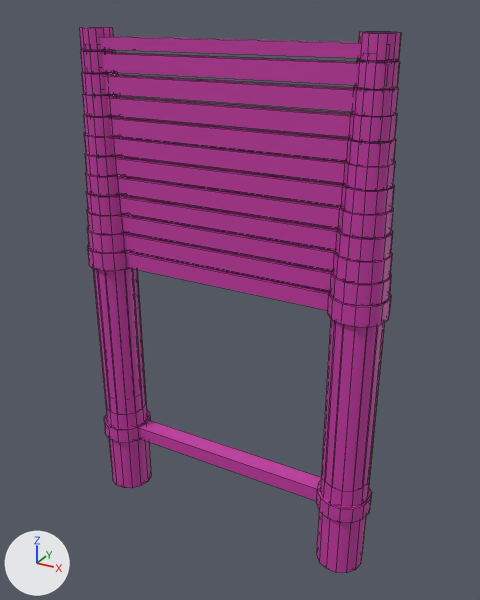
Two versions of the Blender file addons/tactical_ladder/Assets/Items/TacticalLadder/ACE_TacticalLadder.blend, one commit apart.
The view is the same before and after, from a camera (50 mm lens) standing at (0.466, -0.802, 0.815) and looking at (0.017, 0.015, 0.407). Every picture has the same lights, and +X, +Y and +Z are marked at lower left. Mesh edges are drawn as thin lines. The same objects are shown in both versions, whatever each file hides. Objects named as collision shapes, trigger or cutter boxes, shadow casters or lower levels of detail are left out.

Before the edit, the objects in view are built like this:
```python
ob_utm_rung01 = bpy.data.objects.new('UTM_Rung01', me_geometry_002)
ob_utm_rung01.location = (0.0, 0.0, 0.0)
ob_utm_rung02 = bpy.data.objects.new('UTM_Rung02', me_geometry_003)
ob_utm_rung02.location = (0.0, 0.0, 0.0)
ob_utm_rung03 = bpy.data.objects.new('UTM_Rung03', me_geometry_004)
ob_utm_rung03.location = (0.0, 0.0, 0.0)
ob_utm_rung04 = bpy.data.objects.new('UTM_Rung04', me_geometry_005)
ob_utm_rung04.location = (0.0, 0.0, 0.0)
ob_utm_rung05 = bpy.data.objects.new('UTM_Rung05', me_geometry_006)
ob_utm_rung05.location = (0.0, 0.0, 0.0)
ob_utm_rung06 = bpy.data.objects.new('UTM_Rung06', me_geometry_007)
ob_utm_rung06.location = (0.0, 0.0, 0.0)
ob_utm_rung07 = bpy.data.objects.new('UTM_Rung07', me_geometry_008)
ob_utm_rung07.location = (0.0, 0.0, 0.0)
ob_utm_rung08 = bpy.data.objects.new('UTM_Rung08', me_geometry_009)
ob_utm_rung08.location = (0.0, 0.0, 0.0)
ob_utm_rung10 = bpy.data.objects.new('UTM_Rung10', me_geometry_011)
ob_utm_rung10.location = (0.0, 0.0, 0.0)
# also in view: 'UTM_Rung09' at (0.0, 0.0, 0.532); 'UTM_Rung12' at (0.0, 0.0, 0.623); 'UTM_Rung11' at (0.0, 0.0, 0.592)
```
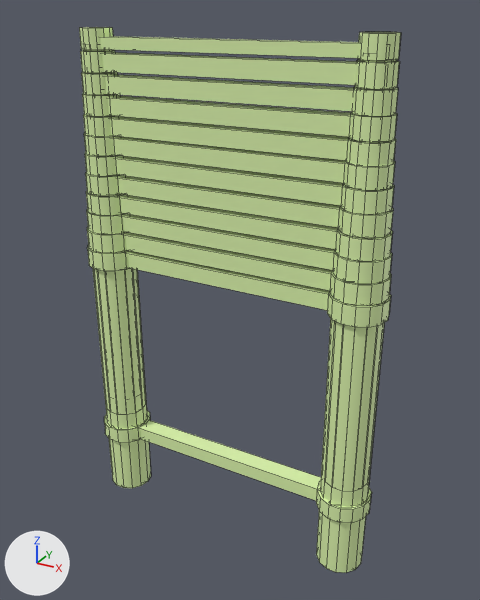
Edits to the bpy script that builds the scene:
```text
Change me_geometry_002:
    where me_geometry_002.from_pydata(...)  # 240 vertices, 236 faces; spans x -0.252..0.251, y -0.041..0.041, z 0.0..0.462
    remove me_geometry_002.materials.append(mat_metal_ce9253778dd8fbde)  # pink #c439a4
    add me_geometry_002.materials.append(mat_metal_ce9253778dd8fbde_1)  # green #dcf4ad
Change me_geometry_003:
    where me_geometry_003.from_pydata(...)  # 120 vertices, 118 faces; spans x -0.25..0.249, y -0.039..0.039, z 0.159..0.492
    remove me_geometry_003.materials.append(mat_metal_ce9253778dd8fbde)  # pink #c439a4
    add me_geometry_003.materials.append(mat_metal_ce9253778dd8fbde_1)  # green #dcf4ad
Change me_geometry_004:
    where me_geometry_004.from_pydata(...)  # 120 vertices, 118 faces; spans x -0.248..0.247, y -0.037..0.037, z 0.189..0.521
    remove me_geometry_004.materials.append(mat_metal_ce9253778dd8fbde)  # pink #c439a4
    add me_geometry_004.materials.append(mat_metal_ce9253778dd8fbde_1)  # green #dcf4ad
Change me_geometry_005:
    where me_geometry_005.from_pydata(...)  # 120 vertices, 118 faces; spans x -0.246..0.245, y -0.035..0.035, z 0.218..0.551
    remove me_geometry_005.materials.append(mat_metal_ce9253778dd8fbde)  # pink #c439a4
    add me_geometry_005.materials.append(mat_metal_ce9253778dd8fbde_1)  # green #dcf4ad
Change me_geometry_006:
    where me_geometry_006.from_pydata(...)  # 120 vertices, 118 faces; spans x -0.244..0.243, y -0.033..0.033, z 0.249..0.582
    remove me_geometry_006.materials.append(mat_metal_ce9253778dd8fbde)  # pink #c439a4
    add me_geometry_006.materials.append(mat_metal_ce9253778dd8fbde_1)  # green #dcf4ad
Change me_geometry_007:
    where me_geometry_007.from_pydata(...)  # 120 vertices, 118 faces; spans x -0.242..0.241, y -0.032..0.032, z 0.279..0.611
    remove me_geometry_007.materials.append(mat_metal_ce9253778dd8fbde)  # pink #c439a4
    add me_geometry_007.materials.append(mat_metal_ce9253778dd8fbde_1)  # green #dcf4ad
Change me_geometry_008:
    where me_geometry_008.from_pydata(...)  # 120 vertices, 118 faces; spans x -0.241..0.24, y -0.03..0.03, z 0.309..0.641
    remove me_geometry_008.materials.append(mat_metal_ce9253778dd8fbde)  # pink #c439a4
    add me_geometry_008.materials.append(mat_metal_ce9253778dd8fbde_1)  # green #dcf4ad
Change me_geometry_009:
    where me_geometry_009.from_pydata(...)  # 120 vertices, 117 faces; spans x -0.239..0.238, y -0.029..0.029, z 0.336..0.669
    remove me_geometry_009.materials.append(mat_metal_ce9253778dd8fbde)  # pink #c439a4
    add me_geometry_009.materials.append(mat_metal_ce9253778dd8fbde_1)  # green #dcf4ad
Change me_geometry_010:
    where me_geometry_010.from_pydata(...)  # 120 vertices, 118 faces; spans x -0.238..0.237, y -0.027..0.027, z 0.366..0.699
    remove me_geometry_010.materials.append(mat_metal_ce9253778dd8fbde)  # pink #c439a4
    add me_geometry_010.materials.append(mat_metal_ce9253778dd8fbde_1)  # green #dcf4ad
Change me_geometry_011:
    where me_geometry_011.from_pydata(...)  # 120 vertices, 116 faces; spans x -0.236..0.235, y -0.026..0.026, z 0.396..0.728
    remove me_geometry_011.materials.append(mat_metal_ce9253778dd8fbde)  # pink #c439a4
    add me_geometry_011.materials.append(mat_metal_ce9253778dd8fbde_1)  # green #dcf4ad
Change me_geometry_012:
    where me_geometry_012.from_pydata(...)  # 120 vertices, 116 faces; spans x -0.235..0.234, y -0.025..0.025, z 0.426..0.759
    remove me_geometry_012.materials.append(mat_metal_ce9253778dd8fbde)  # pink #c439a4
    add me_geometry_012.materials.append(mat_metal_ce9253778dd8fbde_1)  # green #dcf4ad
Change me_geometry_013:
    where me_geometry_013.from_pydata(...)  # 120 vertices, 115 faces; spans x -0.234..0.233, y -0.023..0.023, z 0.457..0.79
    remove me_geometry_013.materials.append(mat_metal_ce9253778dd8fbde)  # pink #c439a4
    add me_geometry_013.materials.append(mat_metal_ce9253778dd8fbde_1)  # green #dcf4ad
```

Pixel boxes [x1, y1, x2, y2] of what changed, in the pictures (480 x 600 px):
'UTM_Rung01', recoloured: [87, 246, 391, 573] in both
'UTM_Rung11', recoloured: [80, 50, 400, 90] in both
'UTM_Rung10', recoloured: [81, 72, 398, 116] in both
'UTM_Rung09', recoloured: [82, 94, 397, 143] in both
'UTM_Rung08', recoloured: [83, 115, 396, 166] in both
'UTM_Rung06', recoloured: [85, 153, 394, 215] in both
'UTM_Rung07', recoloured: [84, 133, 395, 190] in both
'UTM_Rung05', recoloured: [85, 173, 393, 238] in both
'UTM_Rung04', recoloured: [86, 191, 393, 261] in both
'UTM_Rung03', recoloured: [87, 209, 392, 284] in both
'UTM_Rung02', recoloured: [87, 227, 391, 306] in both
'UTM_Rung12', recoloured: [79, 27, 401, 62] in both
